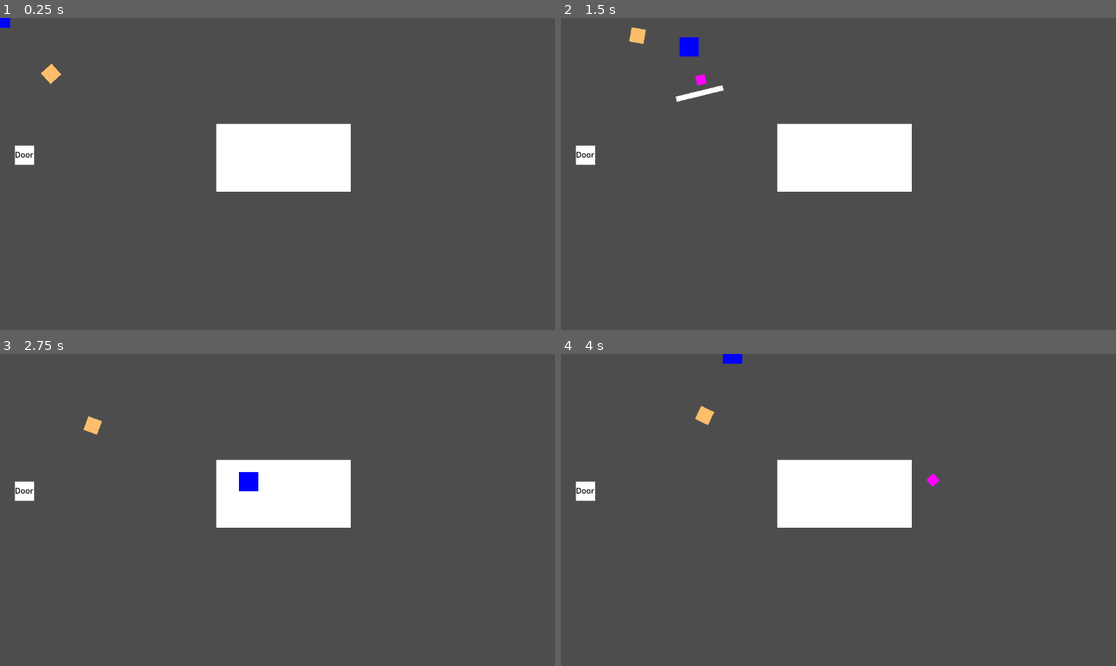
Above: before the commit, frames 1-4 (two rows, left to right).
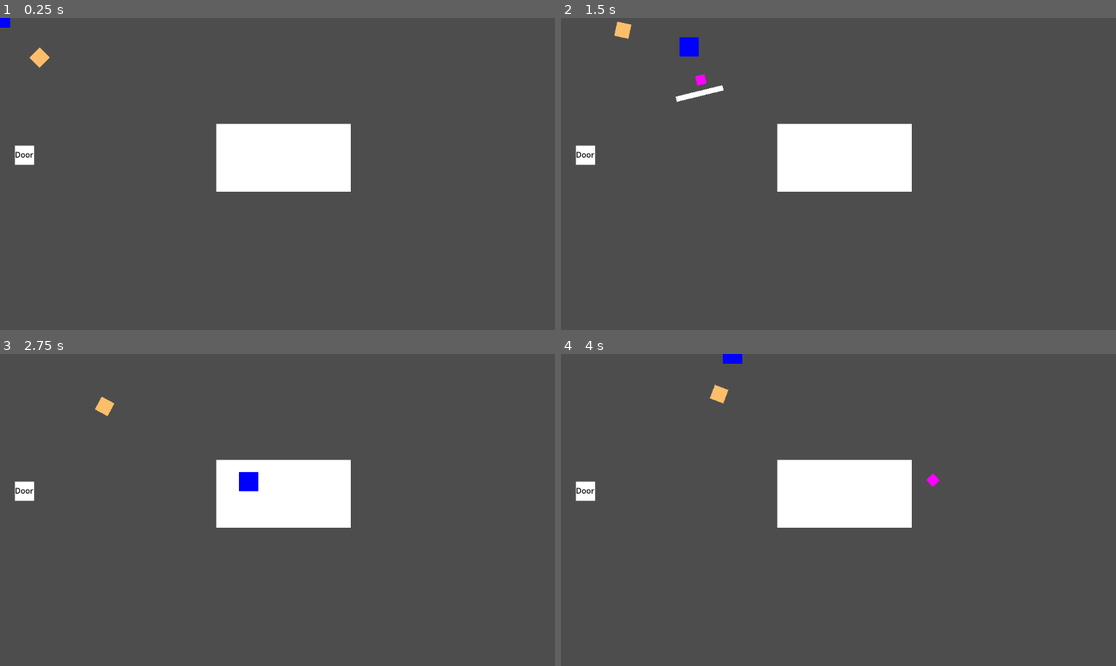
Above: after the commit, the same moments.

Repository: FlashBash21/9Lives
Game: Godot game, scene res://Scenes/Areas/world_manager.tscn
The game is run twice, just before and just after one commit, with the same random seed, the same clock (stepped at 60 frames per second) and the same inputs.
Inputs (mouse positions are in pixels of both pictures, inside the frame that each line leads up to):
- Up to frame 1 (0.25 s): no input
- Up to frame 2 (1.5 s): tap Enter (ui_accept) at 0.5, 0.77 s; move the mouse to (960, 158) at 0.52 s; hold D (move_right) 0.53-1.28 s; tap Space (dash) at 0.6 s; move the mouse to (727, 189) at 1.27 s; hold S (move_down) from 1.28 s (still down); click (727, 189) at 1.35 s
- Up to frame 3 (2.75 s): tap Enter (ui_accept) at 1.52 s; tap Space (dash) at 1.55, 2.1 s; move the mouse to (333, 441) at 2.02 s; release S (move_down) at 2.03 s; hold D (move_right) from 2.03 s (still down)
- Up to frame 4 (4 s): move the mouse to (810, 572) at 2.77 s; release D (move_right) at 2.78 s; hold W (move_up) 2.78-3.53 s; tap Space (dash) at 2.85, 3.8 s; tap Enter (ui_accept) at 3.02, 3.77 s; move the mouse to (1005, 556) at 3.52 s; press the mouse at (1005, 556) at 3.53 s; hold A (move_left) from 3.53 s (still down)

The runs differ from the first frame. In frame 1, 0.3% of the frame differs, in the area x 5-12%, y 9-22%; in frame 2, 0.3%; in frame 3, 0.3%; in frame 4, 0.3%.

Commit message:
Light cleanups

Diff:
--- a/Scenes/Abilities/punch_ability.tscn
+++ b/Scenes/Abilities/punch_ability.tscn
@@ -6,6 +6,7 @@
 
 [sub_resource type="Animation" id="Animation_totgt"]
 resource_name = "new_animation"
+length = 0.5
 tracks/0/type = "value"
 tracks/0/imported = false
 tracks/0/enabled = true
@@ -13,10 +14,10 @@
 tracks/0/interp = 1
 tracks/0/loop_wrap = true
 tracks/0/keys = {
-"times": PackedFloat32Array(0, 0.5, 1),
-"transitions": PackedFloat32Array(1, 1, 1),
+"times": PackedFloat32Array(0, 0.4),
+"transitions": PackedFloat32Array(1, 1),
 "update": 1,
-"values": [true, true, false]
+"values": [true, false]
 }
 tracks/1/type = "method"
 tracks/1/imported = false
@@ -25,7 +26,7 @@
 tracks/1/interp = 1
 tracks/1/loop_wrap = true
 tracks/1/keys = {
-"times": PackedFloat32Array(0.5),
+"times": PackedFloat32Array(0.4),
 "transitions": PackedFloat32Array(1),
 "values": [{
 "args": [],
@@ -43,7 +44,6 @@
 
 [node name="Area2D" type="Area2D" parent="."]
 collision_layer = 4
-monitoring = false
 
 [node name="CollisionShape2D" type="CollisionShape2D" parent="Area2D"]
 shape = SubResource("RectangleShape2D_vrdqv")
--- a/Scenes/Abilities/vision_ability.gd
+++ b/Scenes/Abilities/vision_ability.gd
@@ -32,6 +32,8 @@
 
 func spotted():
 	var bodies = collision_area.get_overlapping_bodies() as Array[Entity]
+	#print(bodies)
+	#print(collision_area.monitoring)
 	for body in bodies:
 		for group in effector_groups:
 			if body.is_in_group(group):
@@ -42,8 +44,9 @@
 
 func moveTo():
 	entity.look_at(target_location)
-	var direction = entity.position.direction_to(to_global(target_location))
+	var direction = (target_location - entity.position).normalized()
 	var distance = entity.position.distance_to(target_location)
 	entity.velocity = direction * speed
+	#print(direction * speed)
 	if (distance > 10):
 		entity.move_and_slide()
--- a/Scenes/Areas/area_0.tscn
+++ b/Scenes/Areas/area_0.tscn
@@ -1,8 +1,7 @@
-[gd_scene load_steps=4 format=3 uid="uid://bm4x47g2pyrhx"]
+[gd_scene load_steps=3 format=3 uid="uid://bm4x47g2pyrhx"]
 
 [ext_resource type="Script" path="res://Scripts/Areas/area_0.gd" id="1_eo57l"]
 [ext_resource type="PackedScene" uid="uid://bt4ixmf8kiyxf" path="res://Scenes/Areas/Area Objects/area_door.tscn" id="2_syyrj"]
-[ext_resource type="PackedScene" uid="uid://ctnqeooju8vil" path="res://Scenes/Entites/test_enemy.tscn" id="3_tiibs"]
 
 [node name="Area 0" type="Node2D"]
 script = ExtResource("1_eo57l")
@@ -16,6 +15,3 @@
 [node name="AreaDoor" parent="." instance=ExtResource("2_syyrj")]
 position = Vector2(51, 285)
 Area = 1
-
-[node name="TestEnemy" parent="." instance=ExtResource("3_tiibs")]
-position = Vector2(99, 140)
--- a/Scripts/Abilities/punch_ability.gd
+++ b/Scripts/Abilities/punch_ability.gd
@@ -25,6 +25,8 @@
 func _process(delta):
 	attack_player.play("new_animation", -1, 1)
 	hit_entities_in_range()
+	#print("Local: " + str(self.position))
+	#print("Global: " + str(self.global_position))
 
 
 func hit_entities_in_range() -> void:
--- a/Scripts/Areas/area_0.gd
+++ b/Scripts/Areas/area_0.gd
@@ -2,5 +2,9 @@
 
 
 func _ready() -> void:
+	var enemy = load("res://Scenes/Entites/test_enemy.tscn")
+	var enemy_ref = enemy.instantiate()
+	add_child(enemy_ref)
+	enemy_ref.position = Vector2(100, 100)
 	super()
 	print("Hi!")
--- a/Scripts/Areas/area_1.gd
+++ b/Scripts/Areas/area_1.gd
@@ -1,12 +1,11 @@
 extends BaseArea
 
-var enemy_ref : Entity
+var enemy_ref: Entity
 var area_ref: BaseArea
 
 func _ready() -> void:
 	var enemy = load("res://Scenes/Entites/test_enemy.tscn")
 	enemy_ref = enemy.instantiate()
 	add_child(enemy_ref)
-	enemy_ref.position.x = 100
-	enemy_ref.position.y = 100
+	enemy_ref.position = Vector2(100, 100)
 	super()
--- a/Scripts/Entities/entity.gd
+++ b/Scripts/Entities/entity.gd
@@ -33,4 +33,6 @@
 					Check your scene exists with the proper name" % name)
 		return null
 	add_child(abilityNode)
+	print("Local: " + str(abilityNode.position))
+	print("Global: " + str(abilityNode.global_position))
 	return abilityNode
--- a/Scripts/Entities/test_enemy.gd
+++ b/Scripts/Entities/test_enemy.gd
@@ -2,8 +2,8 @@
 class_name Enemy
 
 
-var punch_ability := load_ability("punch")
-var vision_ability := load_ability("vision")
+@onready var punch_ability := load_ability("punch")
+@onready var vision_ability := load_ability("vision")
 # Called when the node enters the scene tree for the first time.
 func _ready():
 	self.hp = 15
